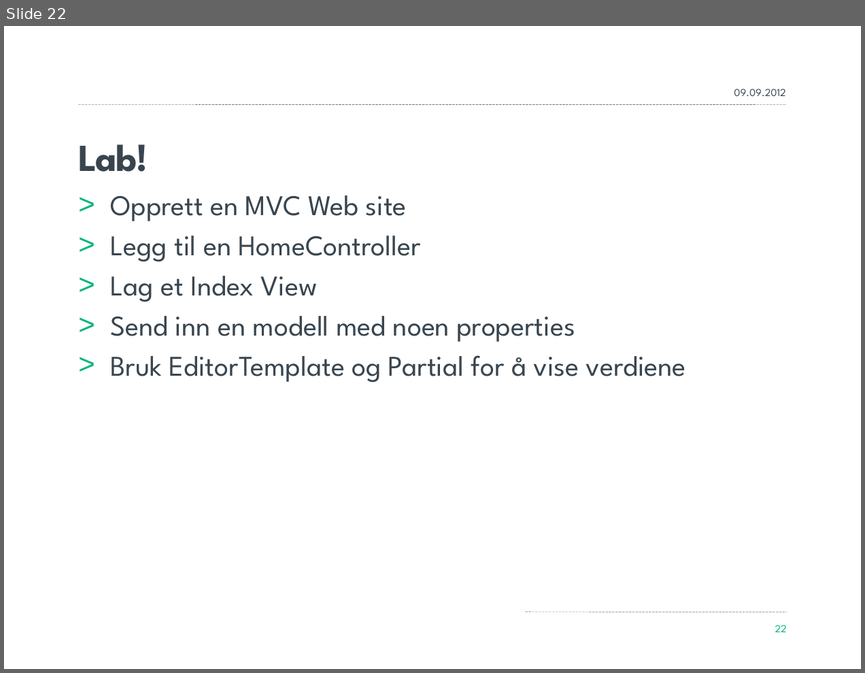
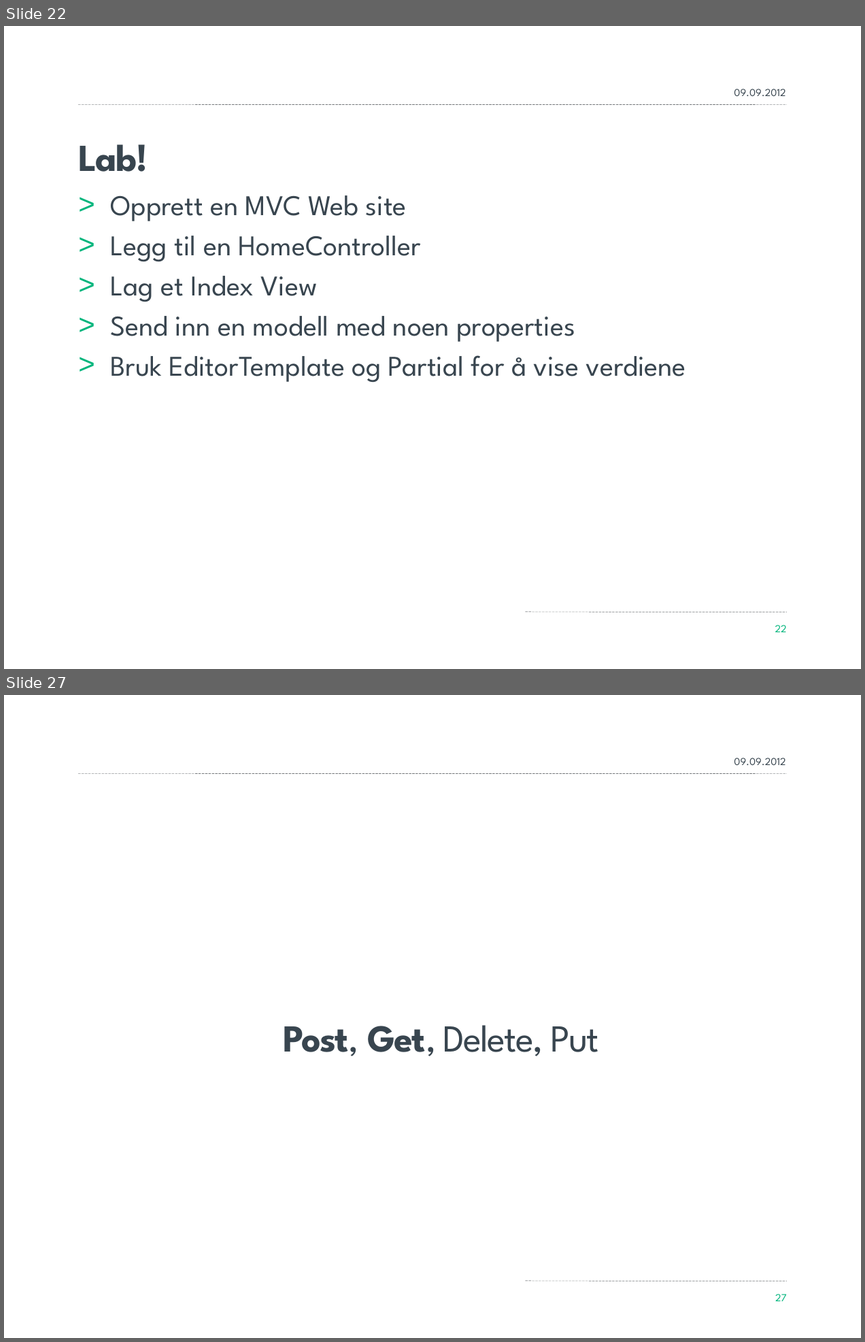
Before and after one commit to yngvebn/MVCKurs, a slide deck: Material/MVC.pptx. Shown one above the other, each under a label of ours: slide 22 before the commit, slides 22 and 27 after it; the slides between them are not shown. The pictures are 865x673 and 865x1342 pixels, drawn with LibreOffice and Linux fonts; fonts in the diff are those of the drawing; background and template pictures are left out. Boxes give left, top, right and bottom in pixels: in the first picture for what was removed or moved away, otherwise in the second. Text is boxed around its words. In the diff, an @@ line names an element or a change of style, - is before the commit and + after.

```diff
--- a/Material/MVC.pptx
+++ b/Material/MVC.pptx
@@ slide 27 added at (4,695,861,1338), background #FFFFFF; not listed: 2 template elements that a slide beside it also shows @@
@@ text added at (734,758,785,765), 9 pt, text #38454F @@
+09.09.2012
@@ title added at (283,1025,599,1056), 32 pt, text #38454F @@
+Post, Get, Delete, Put
@@ page number added at (775,1293,787,1301), 9 pt, text #00B57C @@
+27
```
Also in this commit, not shown: 1 slide changed, 6 other slides added, 26 other files.
